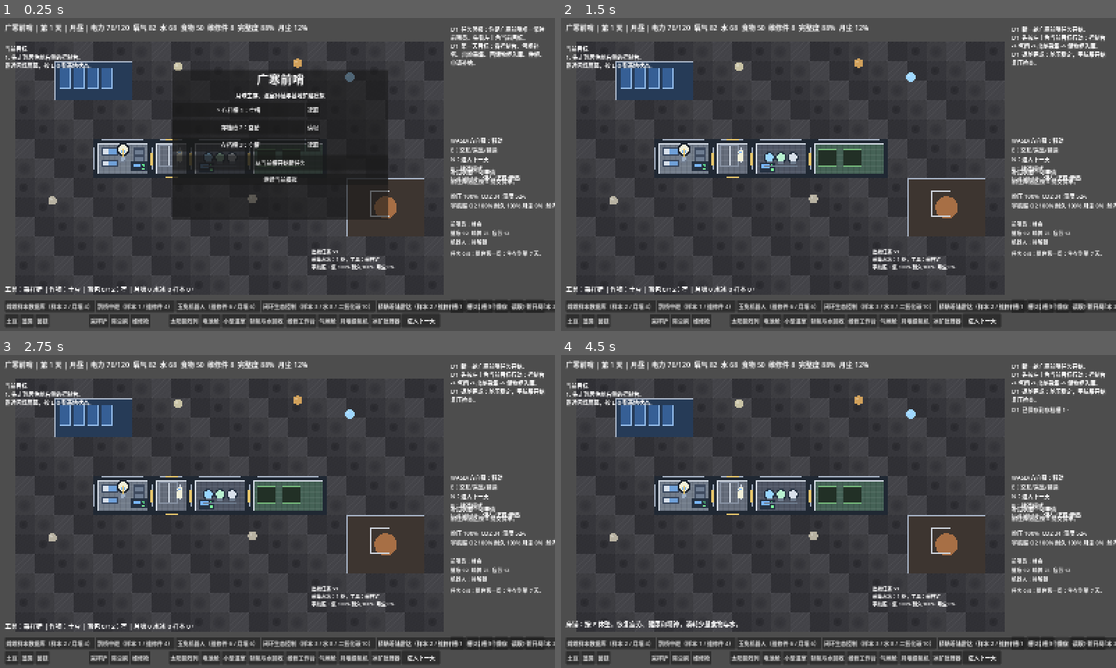
Above: before the commit, frames 1-4 (two rows, left to right).
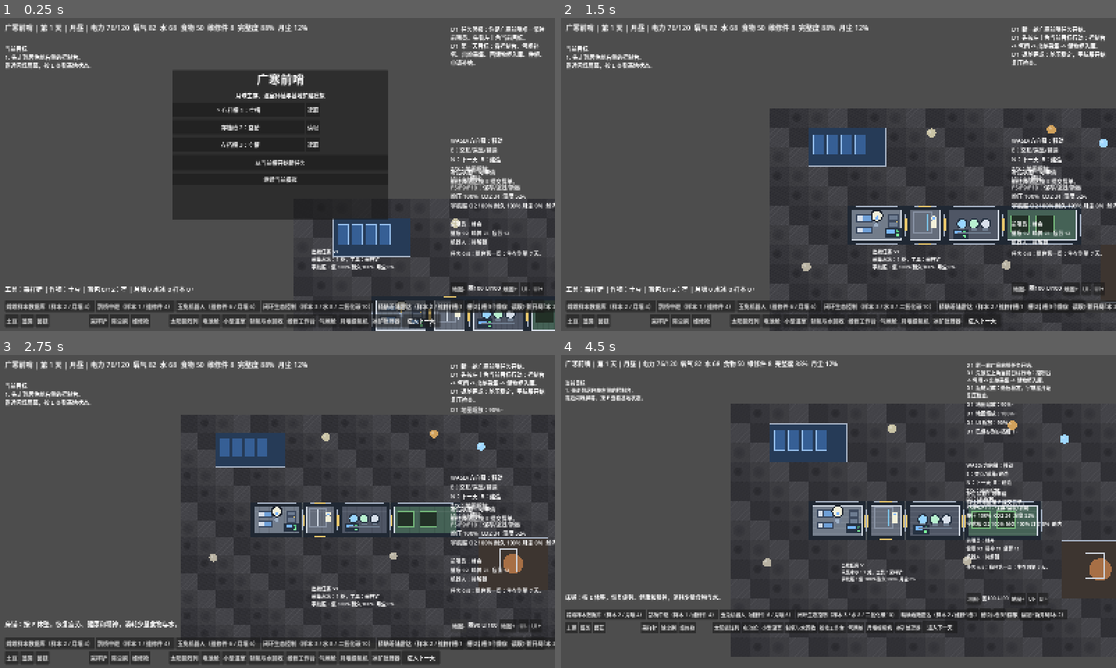
Above: after the commit, the same moments.

Repository: chinnseii/guanghan-outpost
Game: Godot game, scene res://scenes/main.tscn
The game is run twice, just before and just after one commit, with the same random seed, the same clock (stepped at 60 frames per second) and the same inputs.
Inputs (mouse positions are in pixels of both pictures, inside the frame that each line leads up to):
- Up to frame 1 (0.25 s): no input
- Up to frame 2 (1.5 s): click "保存" at 0.5 s; click "新开局" at 1.25 s
- Up to frame 3 (2.75 s): click (460, 627) at 2 s, where only the run after the commit has a clickable "地图-"
- Up to frame 4 (4.5 s): click (1071, 627) at 2.75 s, where only the run after the commit has a clickable "地图+"; click (1088, 627) at 3.5 s, where only the run after the commit has a clickable "UI-"; click "保存" at 4.25 s

The runs differ from the first frame. In frame 1, 21% of the frame differs, in the area x 2-100%, y 7-100%; in frame 2, 28%; in frame 3, 27%; in frame 4, 38%, in the area x 0-100%, y 1-99%.

Commit message:
Add camera and UI scaling

Diff:
--- a/scripts/main.gd
+++ b/scripts/main.gd
@@ -46,6 +46,8 @@
 	"parts": 0.0,
 }
 var backpack_capacity := 12.0
+var camera_zoom := 1.0
+var ui_scale := 1.0
 
 var solar_dust := 0.12
 var oxygen_wear := 0.08
@@ -243,6 +245,7 @@
 var moon_tile_source_id := 0
 var interior_tile_source_id := 0
 var entity_root: Node2D
+var camera: Camera2D
 var audio_player: AudioStreamPlayer
 var module_nodes: Dictionary = {}
 var collectable_nodes: Dictionary = {}
@@ -274,6 +277,10 @@
 	_add_key_action("save_game", [KEY_F5])
 	_add_key_action("load_game", [KEY_F9])
 	_add_key_action("new_game", [KEY_F10])
+	_add_key_action("camera_zoom_in", [KEY_Z])
+	_add_key_action("camera_zoom_out", [KEY_X])
+	_add_key_action("ui_scale_down", [KEY_BRACKETLEFT])
+	_add_key_action("ui_scale_up", [KEY_BRACKETRIGHT])
 
 func _add_key_action(action_name: String, keys: Array[int]) -> void:
 	if not InputMap.has_action(action_name):
@@ -307,6 +314,8 @@
 	tutorial_flags = _default_tutorial_flags()
 	robot_task = "idle"
 	backpack = _default_backpack()
+	camera_zoom = 1.0
+	ui_scale = 1.0
 	solar_dust = 0.12
 	oxygen_wear = 0.08
 	next_module_uid = 1
@@ -389,6 +398,7 @@
 	_process_suit_oxygen(delta)
 	_find_interaction()
 	_sync_scene_instances()
+	_update_camera()
 	queue_redraw()
 
 func _unhandled_input(event: InputEvent) -> void:
@@ -398,6 +408,14 @@
 		_load_game()
 	if event.is_action_pressed("new_game"):
 		_start_new_game()
+	if event.is_action_pressed("camera_zoom_in"):
+		_adjust_camera_zoom(0.1)
+	if event.is_action_pressed("camera_zoom_out"):
+		_adjust_camera_zoom(-0.1)
+	if event.is_action_pressed("ui_scale_down"):
+		_adjust_ui_scale(-0.1)
+	if event.is_action_pressed("ui_scale_up"):
+		_adjust_ui_scale(0.1)
 	if event.is_action_pressed("toggle_build") and not game_over:
 		_toggle_build_mode()
 	if event.is_action_pressed("cancel") and not game_over:
@@ -412,14 +430,48 @@
 func _draw() -> void:
 	_draw_build_ghost()
 
+func _update_camera() -> void:
+	if not is_instance_valid(camera):
+		return
+	camera.position = player_pos
+
+func _adjust_camera_zoom(delta: float) -> void:
+	camera_zoom = clamp(camera_zoom + delta, 0.7, 1.6)
+	_apply_camera_zoom()
+	add_log("地图缩放：%d%%。" % int(camera_zoom * 100))
+	_update_ui()
+
+func _apply_camera_zoom() -> void:
+	if is_instance_valid(camera):
+		camera.zoom = Vector2(camera_zoom, camera_zoom)
+
+func _adjust_ui_scale(delta: float) -> void:
+	ui_scale = clamp(ui_scale + delta, 0.8, 1.3)
+	_apply_ui_scale()
+	add_log("UI 缩放：%d%%。" % int(ui_scale * 100))
+	_update_ui()
+
+func _apply_ui_scale() -> void:
+	if has_node("UI/Root"):
+		var root: Control = $UI/Root
+		root.scale = Vector2(ui_scale, ui_scale)
+		root.position = Vector2.ZERO
+
 func _setup_entity_root() -> void:
 	entity_root = Node2D.new()
 	entity_root.name = "Entities"
 	add_child(entity_root)
+	camera = Camera2D.new()
+	camera.name = "PlayerCamera"
+	camera.enabled = true
+	camera.position_smoothing_enabled = true
+	camera.position_smoothing_speed = 6.0
+	add_child(camera)
 	player_node = PLAYER_SCENE.instantiate()
 	player_node.name = "Player"
 	player_node.z_index = 30
 	entity_root.add_child(player_node)
+	_apply_camera_zoom()
 	_sync_scene_instances()
 
 func _setup_audio() -> void:
@@ -1482,6 +1534,8 @@
 		"operator": _serialize_operator(),
 		"backpack": backpack,
 		"robot_task": robot_task,
+		"camera_zoom": camera_zoom,
+		"ui_scale": ui_scale,
 		"solar_dust": solar_dust,
 		"oxygen_wear": oxygen_wear,
 		"next_module_uid": next_module_uid,
@@ -1529,6 +1583,7 @@
 		$UI/Root/MainMenu.visible = false
 	add_log("新一轮广寒前哨任务开始。")
 	add_log("先按左上角当前目标行动：控制台 -> 气闸 -> 出舱采集 -> 储物柜入库。")
+	_update_camera()
 	_update_ui()
 	queue_redraw()
 
@@ -1558,6 +1613,10 @@
 	operator = _deserialize_operator(data.get("operator", data.get("crew", _serialize_operator())))
 	backpack = _copy_float_dictionary(data.get("backpack", _default_backpack()), _default_backpack())
 	robot_task = String(data.get("robot_task", "idle"))
+	camera_zoom = float(data.get("camera_zoom", 1.0))
+	ui_scale = float(data.get("ui_scale", 1.0))
+	_apply_camera_zoom()
+	_apply_ui_scale()
 	solar_dust = float(data.get("solar_dust", 0.12))
 	oxygen_wear = float(data.get("oxygen_wear", 0.08))
 	next_module_uid = int(data.get("next_module_uid", 1))
@@ -1951,6 +2010,7 @@
 	root.name = "Root"
 	root.set_anchors_preset(Control.PRESET_FULL_RECT)
 	ui.add_child(root)
+	_apply_ui_scale()
 
 	var top := Label.new()
 	top.name = "Top"
@@ -1978,7 +2038,7 @@
 	controls.name = "Controls"
 	controls.position = Vector2(1300, 340)
 	controls.size = Vector2(280, 86)
-	controls.text = "WASD/方向键：移动\nE：交互/采集/建造\nN：进入下一天\nB：建造模式\nF5/F9/F10：保存/读取/新局"
+	controls.text = "WASD/方向键：移动\nE：交互/采集/建造\nN：下一天  B：建造\nZ/X：地图缩放\n[/]：UI 缩放\nF5/F9/F10：保存/读取/新局"
 	root.add_child(controls)
 
 	var guide := RichTextLabel.new()
@@ -2127,6 +2187,32 @@
 	new_button.text = "新开局"
 	new_button.pressed.connect(_start_new_game)
 	save_panel.add_child(new_button)
+
+	var zoom_panel := HBoxContainer.new()
+	zoom_panel.name = "ZoomPanel"
+	zoom_panel.position = Vector2(1300, 760)
+	zoom_panel.size = Vector2(280, 38)
+	root.add_child(zoom_panel)
+	var map_minus := Button.new()
+	map_minus.text = "地图-"
+	map_minus.pressed.connect(func(): _adjust_camera_zoom(-0.1))
+	zoom_panel.add_child(map_minus)
+	var zoom_label := Label.new()
+	zoom_label.name = "ZoomLabel"
+	zoom_label.custom_minimum_size = Vector2(86, 30)
+	zoom_panel.add_child(zoom_label)
+	var map_plus := Button.new()
+	map_plus.text = "地图+"
+	map_plus.pressed.connect(func(): _adjust_camera_zoom(0.1))
+	zoom_panel.add_child(map_plus)
+	var ui_minus := Button.new()
+	ui_minus.text = "UI-"
+	ui_minus.pressed.connect(func(): _adjust_ui_scale(-0.1))
+	zoom_panel.add_child(ui_minus)
+	var ui_plus := Button.new()
+	ui_plus.text = "UI+"
+	ui_plus.pressed.connect(func(): _adjust_ui_scale(0.1))
+	zoom_panel.add_child(ui_plus)
 
 func _setup_main_menu() -> void:
 	var menu := PanelContainer.new()
@@ -2203,6 +2289,8 @@
 	$UI/Root/MissionStatus.text = _mission_status_text()
 	$UI/Root/EvaTasks.text = _eva_tasks_text()
 	$UI/Root/Guide.text = _guide_text()
+	if has_node("UI/Root/ZoomPanel/ZoomLabel"):
+		$UI/Root/ZoomPanel/ZoomLabel.text = "图%d UI%d" % [int(camera_zoom * 100), int(ui_scale * 100)]
 	_update_tech_buttons()
 	_refresh_main_menu()
 	var hint := "工具：%s | 作物：%s | 背包 %.0f/%.0f：%s | 月壤 %.0f 水冰 %.0f 样本 %.0f。" % [
Not shown, changed: ITERATION_PLAN.md
Not shown, changed: README.md
